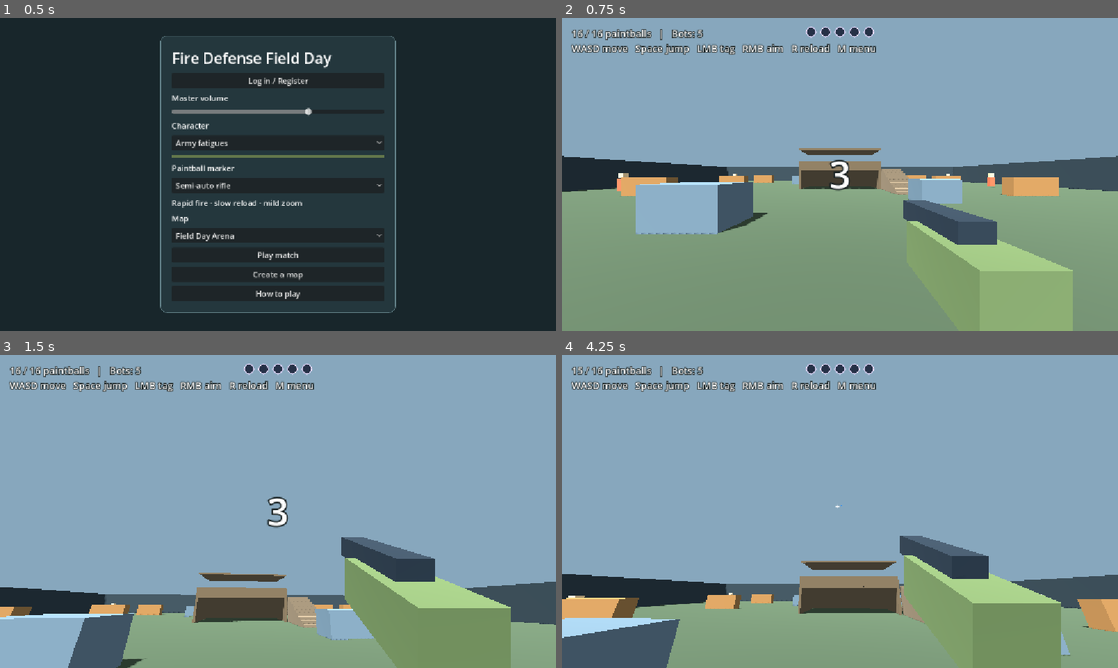
Above: before the commit, frames 1-4 (two rows, left to right).
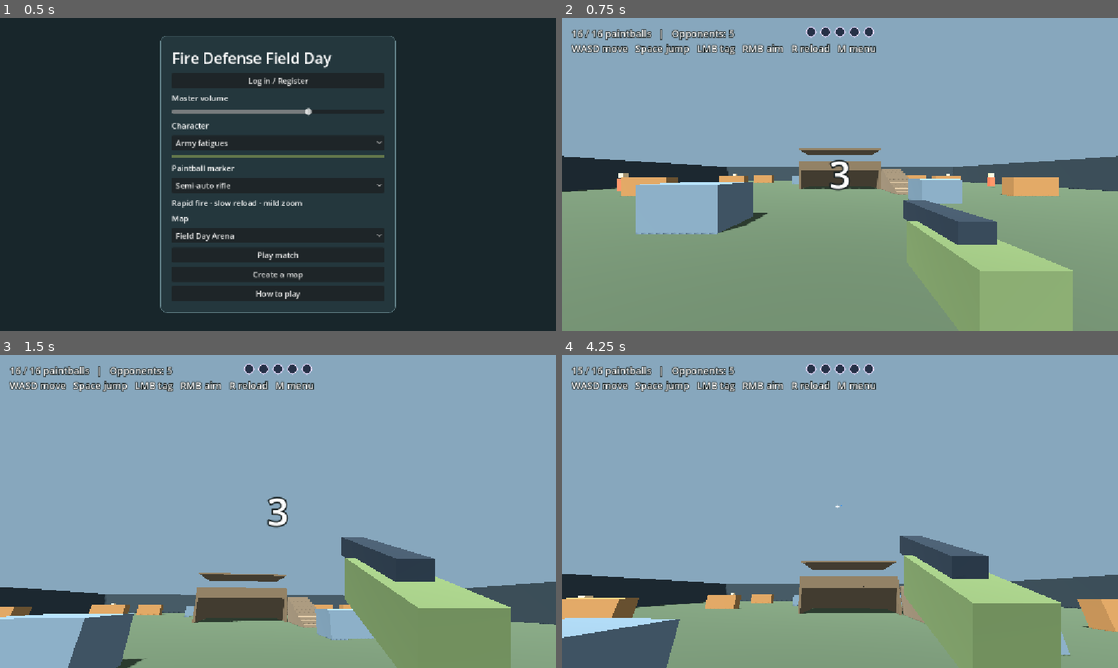
Above: after the commit, the same moments.

Repository: 302stang86/fdfd
Game: Godot game, scene res://menu.tscn
The game is run twice, just before and just after one commit, with the same random seed, the same clock (stepped at 60 frames per second) and the same inputs.
Inputs (mouse positions are in pixels of both pictures, inside the frame that each line leads up to):
- Up to frame 1 (0.5 s): no input
- Up to frame 2 (0.75 s): click "Play match" at 0.5 s
- Up to frame 3 (1.5 s): tap Enter at 1.25, 1.35 s; move the mouse to (305, 511) at 1.27 s; hold W from 1.28 s (still down); click (305, 511) at 1.42 s
- Up to frame 4 (4.25 s): keep holding W; tap Space at 1.52, 2, 2.27, 3.77 s; tap R at 1.55, 2.1, 3.05, 3.6 s; move the mouse to (812, 511) at 2.02 s; tap Enter at 2.3, 2.85, 3.5, 3.8 s; move the mouse to (851, 505) at 2.77 s; move the mouse to (834, 517) at 3.52 s; click (834, 517) at 3.67 s

Frame 1 is identical in both runs. In frame 2, 0.2% of the frame differs, in the area x 19-32%, y 3-8%; in frame 3, 0.2%; in frame 4, 0.3%, in the area x 1-87%, y 3-78%.

Commit message:
Activate team combat and role-based bots

Diff:
--- a/arena.gd
+++ b/arena.gd
@@ -5,6 +5,7 @@
 const COUNTDOWN_DURATION := 3.0
 const GO_DURATION := 0.55
 const MAX_HEALTH := 5
+const BOT_AI := preload("res://bot_ai.gd")
 const SPLAT_SECONDS := 4.0
 const PLAYER_PAINT := Color("#278cff")
 const BOT_PAINT := Color("#fa4eaa")
@@ -15,7 +16,8 @@
 	var velocity: Vector3
 	var excluded: RID
 	var color: Color
-	var player_shot: bool
+	var team: int
+	var source: Vector3
 	var splash: bool
 	var distance_left := 70.0
 
@@ -48,7 +50,9 @@
 var countdown_left := COUNTDOWN_DURATION
 var go_left := 0.0
 var bots: Array[CharacterBody3D] = []
-var bot_velocities: Array[Vector3] = []
+var bot_ai: BOT_AI
+var team_match := false
+var difficulty := 1
 var paintballs: Array[Paintball] = []
 var arena_splats: Node3D
 var paintball_mesh: SphereMesh
@@ -57,7 +61,6 @@
 var health := MAX_HEALTH
 var reload := 0.0
 var cooldown := 0.0
-var bot_clock := 0.0
 var outcome := ""
 var fire_requested := false
 
@@ -136,14 +139,16 @@
 	countdown_label.add_theme_color_override("font_outline_color", Color("#172021"))
 	center.add_child(countdown_label)
 	create_loss_popup(overlay)
+	bot_ai = BOT_AI.new(self, difficulty)
+	bot_ai.bake_map()
 	start_match()
 	if not OS.has_feature("web") and DisplayServer.get_name() != "headless":
 		Input.mouse_mode = Input.MOUSE_MODE_CAPTURED
 
-func actor(point: Vector3, is_bot: bool = false) -> CharacterBody3D:
+func actor(point: Vector3, is_bot: bool = false, team: int = 0) -> CharacterBody3D:
 	var body := CharacterBody3D.new()
 	if is_bot:
-		add_bot_part(body, Vector3(0, 0.55, 0), Vector3(0.55, 0.95, 0.4), Color("#cc6846"))
+		add_bot_part(body, Vector3(0, 0.55, 0), Vector3(0.55, 0.95, 0.4), Color("#32a9b0") if team == 0 else Color("#cc6846"))
 		add_bot_part(body, Vector3(0, 1.26, 0), Vector3(0.42, 0.42, 0.42), Color("#fed497"))
 		body.set_meta("health", MAX_HEALTH)
 	else:
@@ -156,6 +161,7 @@
 		body.add_child(collider)
 	add_child(body)
 	body.position = point
+	body.floor_snap_length = 0.35
 	return body
 
 func add_bot_part(body: CharacterBody3D, point: Vector3, dimensions: Vector3, color: Color) -> void:
@@ -202,15 +208,19 @@
 	for bot in bots:
 		bot.queue_free()
 	bots.clear()
-	bot_velocities.clear()
+	bot_ai.reset()
 	var locations := [
 		Vector3(-18, 0.1, -16), Vector3(18, 0.1, -15), Vector3(0, 0.1, -19),
 		Vector3(-17, 0.1, 3), Vector3(17, 0.1, -4)
 	]
-	for point in locations:
-		var bot := actor(point, true)
+	if team_match:
+		locations[3] = Vector3(-8, 0.1, 17)
+		locations[4] = Vector3(8, 0.1, 17)
+	for index in range(locations.size()):
+		var team := 0 if team_match and index >= 3 else 1
+		var bot := actor(locations[index], true, team)
 		bots.append(bot)
-		bot_velocities.append(Vector3.ZERO)
+		bot_ai.register(bot, team, index)
 	player.position = spawn
 	player.rotation.y = 0
 	player.velocity = Vector3.ZERO
@@ -220,7 +230,6 @@
 	ammo = magazine_size()
 	reload = 0
 	cooldown = 0
-	bot_clock = 0
 	outcome = ""
 	loss_popup.hide()
 	fire_requested = false
@@ -292,35 +301,7 @@
 		reload = maxf(reload - delta, 0)
 		if reload == 0:
 			ammo = magazine_size()
-	bot_clock += delta
-	var bot_fire := bot_clock >= 1.5
-	if bot_fire:
-		bot_clock = 0
-	for index in range(bots.size()):
-		var bot := bots[index]
-		var target := player.position - bot.position
-		target.y = 0
-		var travel := target.normalized()
-		var steer := travel.rotated(Vector3.UP, 1.2 if index % 2 == 0 else -1.2)
-		if bot.get_slide_collision_count() > 0:
-			var obstruction := bot.get_slide_collision(0).get_normal()
-			if absf(obstruction.y) < 0.5:
-				bot_velocities[index] = steer
-		bot_velocities[index] = bot_velocities[index].move_toward(Vector3.ZERO, delta)
-		if bot_velocities[index].length_squared() > 0.02:
-			travel = bot_velocities[index].normalized()
-		var approaching := target.length() > 7.0
-		bot.velocity.x = travel.x * 2.3 if approaching else 0.0
-		bot.velocity.z = travel.z * 2.3 if approaching else 0.0
-		bot.velocity.y -= 12.0 * delta
-		bot.move_and_slide()
-		if bot_fire and target.length() < 15.0 and randf() < 0.4:
-			var launch_point := bot.position + Vector3.UP * 1.22
-			var aim_point := camera.global_position - Vector3.UP * 0.22
-			var hit := trace(launch_point, aim_point, bot.get_rid())
-			if hit.get("collider") == player:
-				launch_paintball(launch_point, aim_point, bot.get_rid(), false)
-
+	bot_ai.update(delta)
 	update_hud()
 
 func trace(from: Vector3, to: Vector3, excluded: RID) -> Dictionary:
@@ -342,15 +323,17 @@
 	var muzzle_blocked := trace(origin, muzzle, player.get_rid())
 	if not muzzle_blocked.is_empty() or origin.distance_to(target) < 0.8:
 		muzzle = origin
-	launch_paintball(muzzle, target, player.get_rid(), true)
-
-func launch_paintball(from: Vector3, to: Vector3, excluded: RID, player_shot: bool) -> void:
+	launch_paintball(muzzle, target, player.get_rid(), 0, marker_id)
+
+func launch_paintball(from: Vector3, to: Vector3, excluded: RID, team: int, marker: int) -> void:
 	var ball := Paintball.new()
 	ball.excluded = excluded
-	ball.player_shot = player_shot
-	ball.splash = player_shot and marker_id == 2
-	ball.color = PLAYER_PAINT if player_shot else BOT_PAINT
-	var speed: float = PROJECTILE_SPEEDS[marker_id] if player_shot else 35.0
+	ball.team = team
+	ball.source = from
+	ball.splash = marker == 2
+	ball.color = PLAYER_PAINT if team == 0 else BOT_PAINT
+	var speed: float = PROJECTILE_SPEEDS[marker]
+	bot_ai.heard(team, from, 20.0 if ball.splash else 15.0)
 	ball.velocity = from.direction_to(to) * speed
 	ball.mesh = MeshInstance3D.new()
 	ball.mesh.mesh = paintball_mesh
@@ -385,38 +368,53 @@
 	var position_hit: Vector3 = hit["position"]
 	var normal: Vector3 = hit["normal"]
 	var direct_bot := target is CharacterBody3D and bots.has(target)
-	if target != player:
-		var radius := 0.38 if ball.splash and not direct_bot else 0.15
-		var surface: Node3D = target if direct_bot else arena_splats
-		add_splat(position_hit, normal, ball.color, radius, surface, direct_bot)
-	if direct_bot and ball.player_shot:
-		damage_bot(target)
-	elif target == player and not ball.player_shot:
-		health -= 1
-		update_hit_counter()
-		if health <= 0:
-			show_loss_popup()
-
-	if ball.splash:
+	if direct_bot:
+		if int(target.get_meta("team")) != ball.team:
+			add_splat(position_hit, normal, ball.color, 0.15, target, true)
+			damage_bot(target, ball.source)
+	elif target == player:
+		if ball.team != 0:
+			hurt_player()
+	else:
+		add_splat(position_hit, normal, ball.color, 0.38 if ball.splash else 0.15, arena_splats, false)
+
+	if ball.splash and outcome.is_empty():
 		var splash_start := position_hit + normal * 0.09
 		for bot in bots.duplicate():
-			if bot == target or bot.position.distance_to(position_hit) > 4.0:
+			if bot == target or int(bot.get_meta("team")) == ball.team or bot.position.distance_to(position_hit) > 4.0:
 				continue
 			var splash_hit := trace(splash_start, bot.position + Vector3.UP * 0.65, ball.excluded)
 			if splash_hit.get("collider") == bot:
 				add_splat(splash_hit["position"], splash_hit["normal"], ball.color, 0.15, bot, true)
-				damage_bot(bot)
-	if bots.is_empty():
+				damage_bot(bot, ball.source)
+		if ball.team != 0 and target != player and player.position.distance_to(position_hit) <= 4.0:
+			var player_hit := trace(splash_start, player.position + Vector3.UP * 0.65, ball.excluded)
+			if player_hit.get("collider") == player:
+				hurt_player()
+	if outcome.is_empty() and remaining_opponents() == 0:
 		outcome = "Arena cleared! Press Enter to restart."
 
-func damage_bot(bot: CharacterBody3D) -> void:
+func hurt_player() -> void:
+	health -= 1
+	update_hit_counter()
+	if health <= 0:
+		show_loss_popup()
+
+func remaining_opponents() -> int:
+	var count := 0
+	for bot in bots:
+		if int(bot.get_meta("team")) == 1:
+			count += 1
+	return count
+
+func damage_bot(bot: CharacterBody3D, from: Vector3) -> void:
 	var remaining := int(bot.get_meta("health")) - 1
 	bot.set_meta("health", remaining)
 	if remaining > 0:
-		return
-	var index := bots.find(bot)
-	bots.remove_at(index)
-	bot_velocities.remove_at(index)
+		bot_ai.hit(bot, from)
+		return
+	bots.erase(bot)
+	bot_ai.remove(bot)
 	bot.queue_free()
 
 func paint_material(color: Color) -> StandardMaterial3D:
@@ -542,8 +540,8 @@
 	if outcome.is_empty() and Input.mouse_mode != Input.MOUSE_MODE_CAPTURED:
 		message = "Click the arena to start the countdown." if countdown_left > 0.0 else "Click the arena to capture the mouse."
 	var status := "Reloading" if reload > 0 else "%d / %d paintballs" % [ammo, magazine_size()]
-	hud.text = "%s   |   Bots: %d\nWASD move   Space jump   LMB tag   RMB aim   R reload   M menu\n%s" % [
-		status, bots.size(), message
+	hud.text = "%s   |   Opponents: %d\nWASD move   Space jump   LMB tag   RMB aim   R reload   M menu\n%s" % [
+		status, remaining_opponents(), message
 	]
 
 func build_field_day() -> void:
@@ -558,13 +556,14 @@
 	box(Vector3(0, 1, -6.9), Vector3(8, 2, 0.2), building)
 	box(Vector3(0, 2.4, -6.9), Vector3(8, 0.8, 0.2), building)
 	box(Vector3(0, 2.4, -1.1), Vector3(8, 0.8, 0.2), building)
+	box(Vector3(4.85, 1.94, -2.48), Vector3(2.4, 0.12, 2.5), building)
 	# Raised exterior steps. Each tread rises 0.2 m.
 	for step in range(10):
 		var height := (step + 1) * 0.2
 		box(Vector3(5, height / 2.0, 4 - step * 0.55),
 			Vector3(1.8, height, 0.56), Color("#7b6b55"), self, false)
 	# A continuous collision ramp lets CharacterBody3D climb the visible steps.
-	var ramp := box(Vector3(5, 0.90, 1.525), Vector3(1.75, 0.12, 5.89),
+	var ramp := box(Vector3(5, 0.94, 1.525), Vector3(1.75, 0.12, 5.89),
 		building, self, true, false)
 	ramp.rotation.x = atan2(2.0, 5.5)
 
